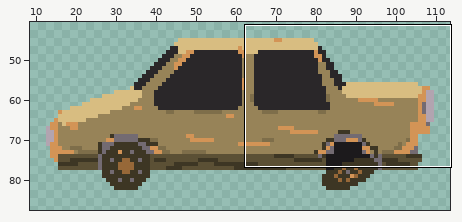
Sprite sheet: Out Of Project Assets/Art/PNGs/Terrain/Overlays/CarRustOverlay.png. Above: a wide view before the commit, with the close-up outlined.
Close-up. First the earlier version:
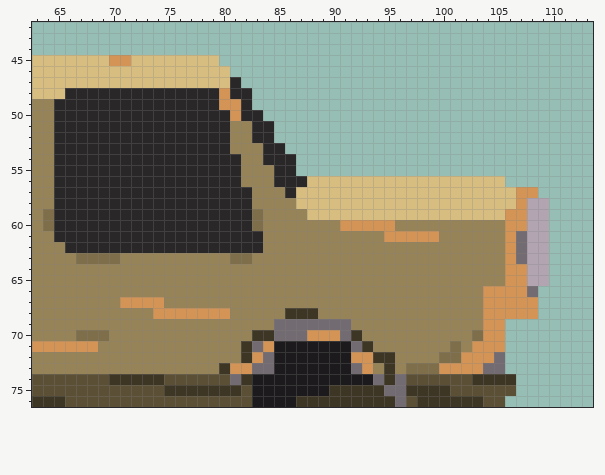
The file is 128x128 pixels. Shown: x 63..113, y 42..76. The wide view leaves out empty margins. The commit also changed other parts of the picture, which this record leaves out.
Now the later version:
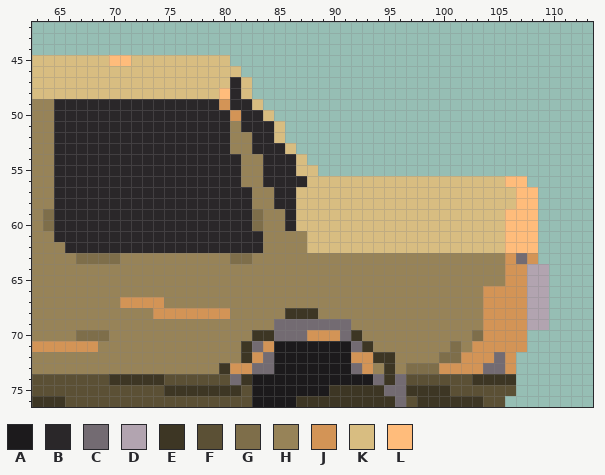
Palette (. is transparent): A #1c1a1c  B #2a2729  C #736b72  D #b2a4b0  E #3d3624  F #5b5035  G #7e6e4a  H #978358  J #d39456  K #d8bd81  L #ffbc7b
Diff:
y 45: x 70..71 JJ -> LL; x 80 . -> K
y 46: x 81 . -> K
y 47: x 82 . -> K
y 48: x 66..80 BBBBBBBBBBBBBBJ -> KKKKKKKKKKKKKKL; x 82 B -> K
y 49: x 81 J -> B; x 83 . -> K
y 50: x 84 . -> K
y 51: x 82 H -> B; x 85 . -> K
y 52: x 85 . -> K
y 53: x 83 H -> B; x 86 . -> K
y 54: x 87 . -> K
y 55: x 84 H -> B; x 87..88 .. -> KK
y 56: x 84 H -> B; x 106..107 .. -> LL
y 57: x 85 H -> B; x 107..108 JJ -> LL
y 58: x 85..86 HH -> BB; x 107..109 JDD -> LL.
y 59: x 86..87 HH -> BK; x 106..109 JJDD -> LLL.
y 60: x 86..109 HHHHHJJJJJHHHHHHHHHHJJDD -> BKKKKKKKKKKKKKKKKKKKLLL.
y 61: x 88..109 HHHHHHHJJJJJHHHHHHJCDD -> KKKKKKKKKKKKKKKKKKLLL.
y 62: x 88..109 HHHHHHHHHHHHHHHHHHJCDD -> KKKKKKKKKKKKKKKKKKLLL.
y 63: x 108..109 DD -> J.
y 66: x 108..109 C. -> DD
y 67..68: x 108..109 J. -> DD
y 69: x 106..109 .... -> JJDD
y 70..71: x 106..107 .. -> JJ
y 72..73: x 106 . -> J
Boxes around the changes in both close-ups, in picture pixels (x1, y1, x2, y2):
changed: (65, 55, 549, 374)
